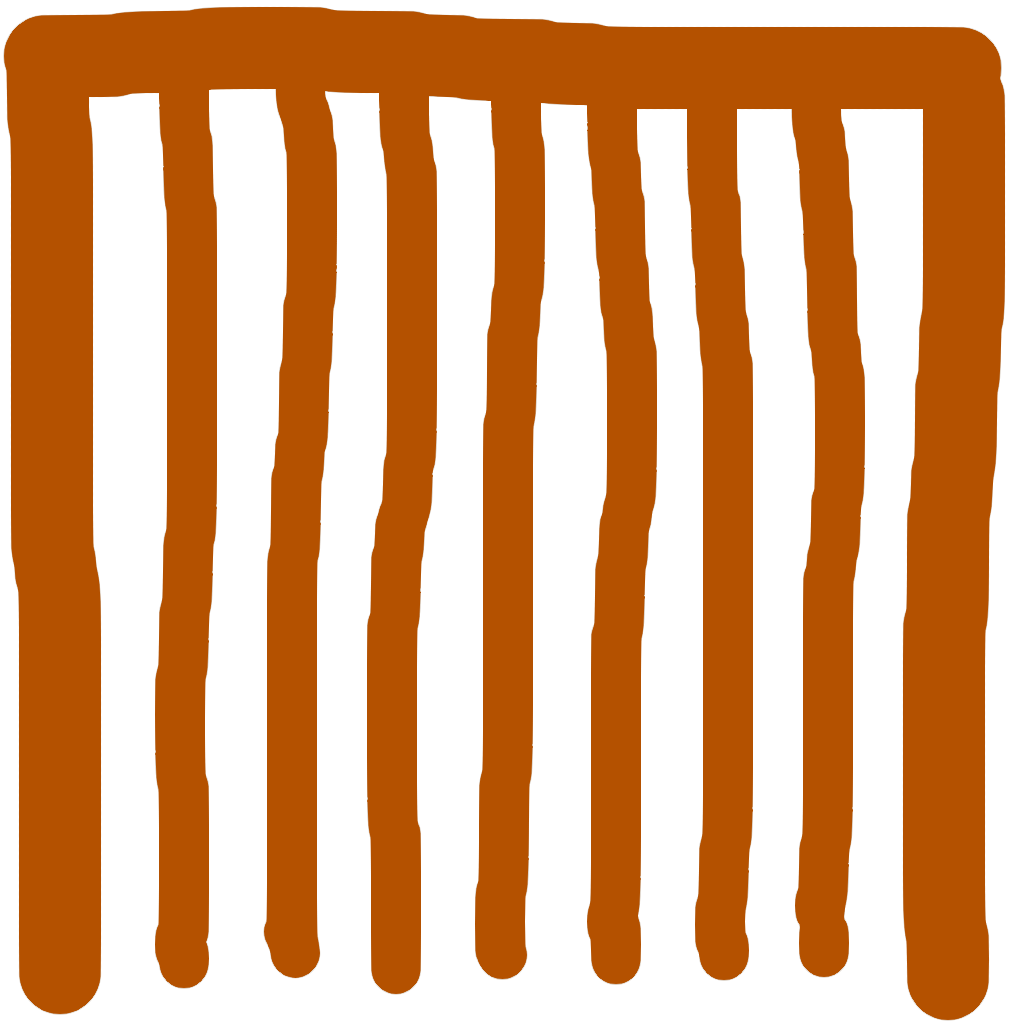
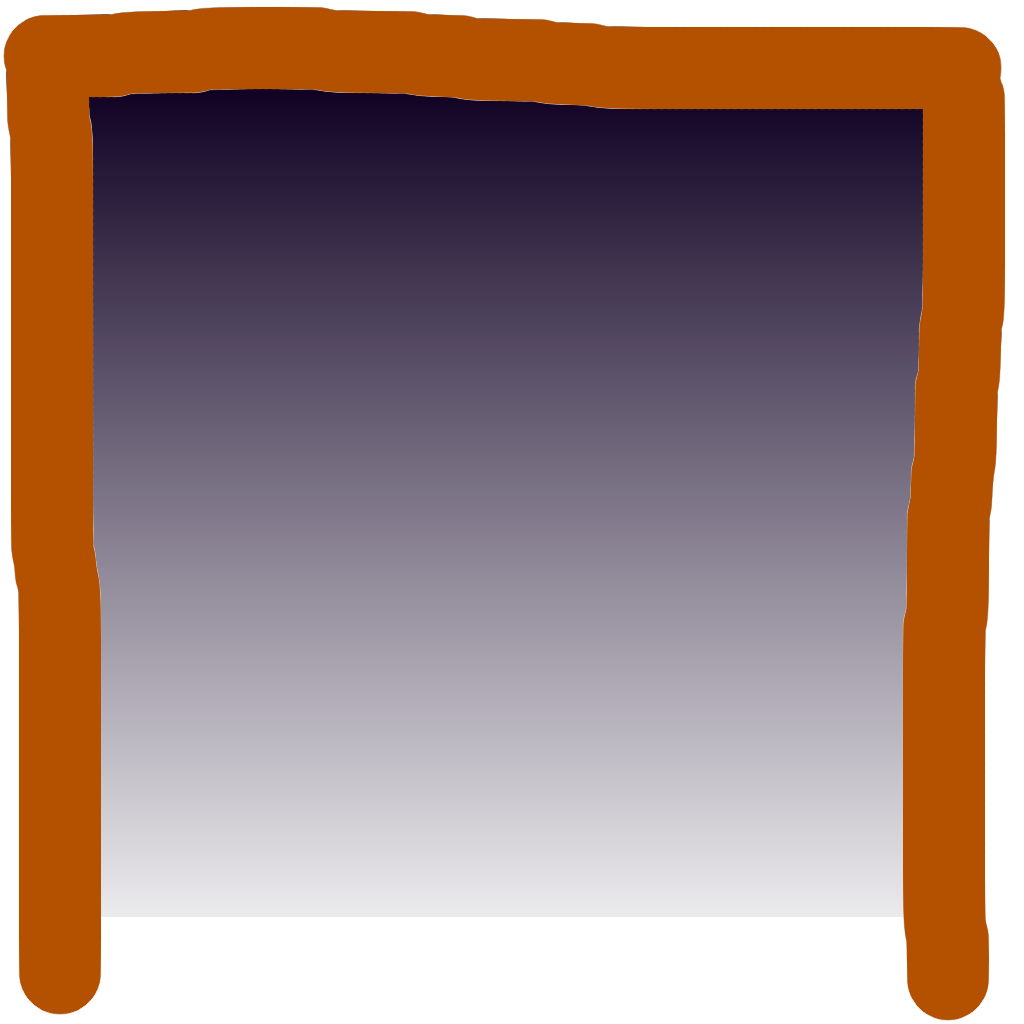
Two versions of the same layered image (1024 x 1024). Layer-by-layer changes:
painted on "gate" over [4, 7, 1005, 995]
painted on "fadedlight" over [4, 7, 1005, 995]